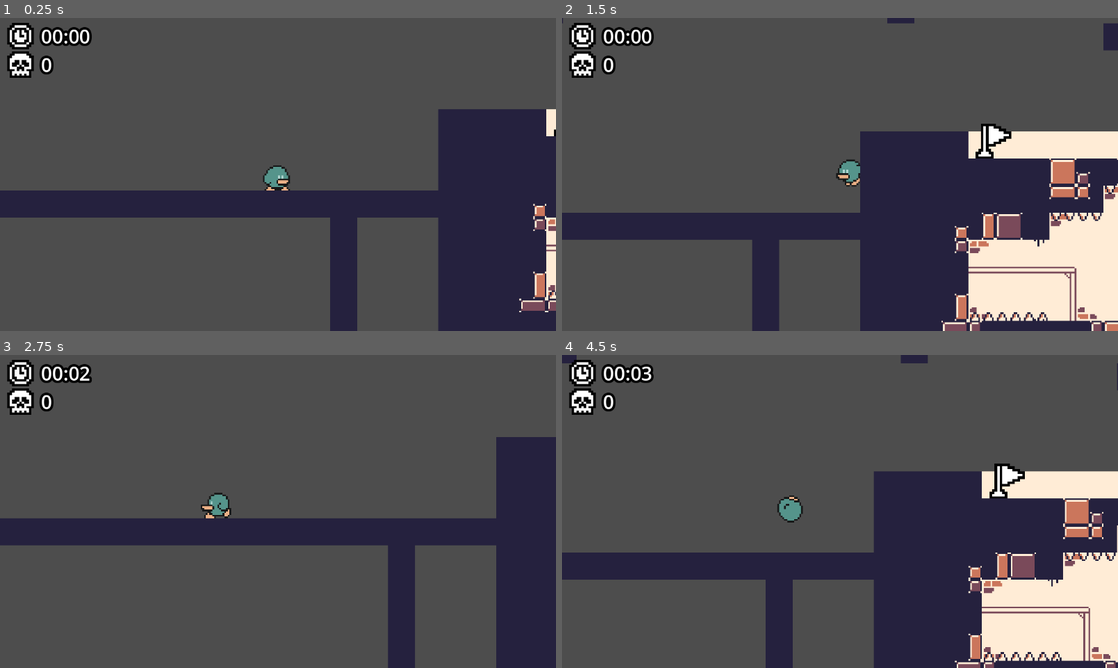
Above: before the commit, frames 1-4 (two rows, left to right).
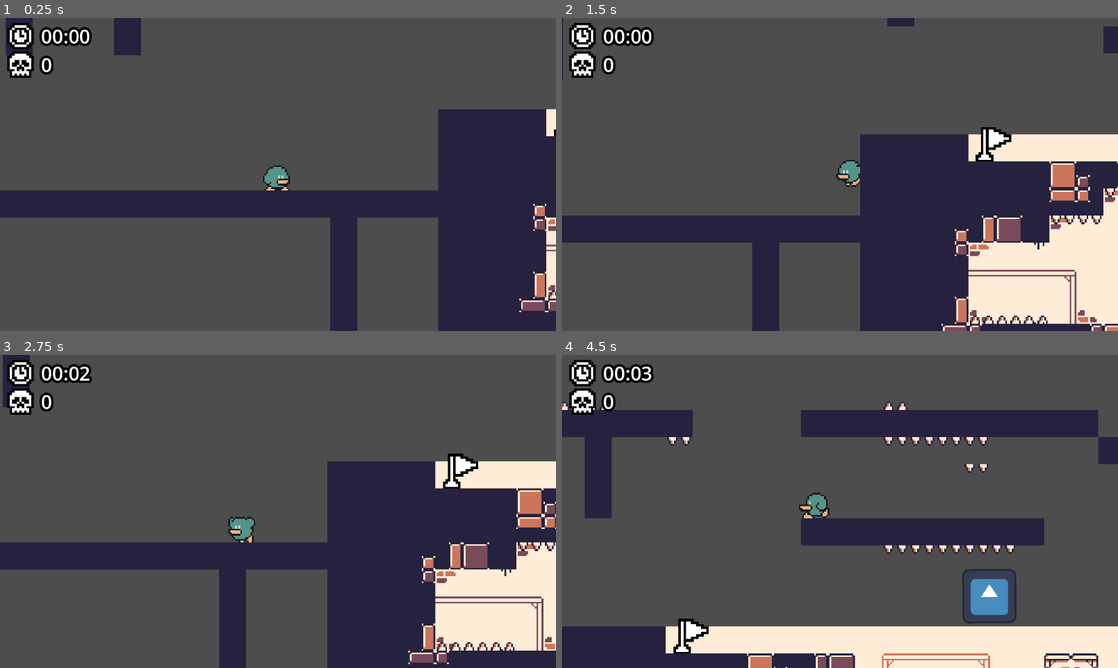
Above: after the commit, the same moments.

Repository: RadoslawG123/EscapeFromTheFactoryGame
Game: Godot game, scene res://Scenes/game.tscn
Same seed, same stepped clock (60 frames per second), same inputs: the game is played once before the commit and once after it. The engine's default icon, where the game draws it, is replaced by a stand-in: a white triangle on a blue panel in a dark square.
Inputs:
- Up to frame 1 (0.25 s): no input
- Up to frame 2 (1.5 s): tap Enter (reload) at 0.5 s; hold Right (move_right) from 0.53 s (still down); tap Space (jump) at 0.6, 0.77, 1.07 s; tap Down (crouch) at 1.35 s
- Up to frame 3 (2.75 s): tap Space (jump) at 1.52, 1.55, 1.82, 2.3 s; release Right (move_right) at 2.03 s; hold Left (move_left) from 2.03 s (still down); tap Keypad 0 (dash) at 2.1 s
- Up to frame 4 (4.5 s): release Left (move_left) at 2.78 s; hold Right (move_right) 2.78-4.28 s; tap Space (jump) at 2.85, 3.02, 3.32, 3.77, 3.8, 4.07 s; hold Down (crouch) 3.53-4.28 s; tap L (Save, bound only after the commit) at 4.15 s; hold Left (move_left) from 4.28 s (still down); tap Keypad 0 (dash) at 4.35 s

The runs differ from the first frame. In frame 1, 0.8% of the frame differs, in the area x 1-26%, y 0-12%; in frame 2, 4.6%; in frame 3, 32%; in frame 4, 46%, in the area x 0-100%, y 0-100%.

Commit message:
Add basic Main Menu. Add option to save the game. Improve wall sliding.

Diff:
--- a/Scenes/game.tscn
+++ b/Scenes/game.tscn
@@ -6,6 +6,7 @@
 [ext_resource type="PackedScene" uid="uid://dlyimvx5mi81h" path="res://Scenes/moving_block.tscn" id="5_wowpa"]
 [ext_resource type="PackedScene" uid="uid://dhqknsh7bpvae" path="res://Scenes/gui.tscn" id="6_i6g32"]
 [ext_resource type="PackedScene" uid="uid://ca6g1hsm0lgdq" path="res://Scenes/checkpoint.tscn" id="7_1l0tm"]
+[ext_resource type="Script" uid="uid://c1nx8x0fmehue" path="res://Scripts/saver_loader.gd" id="8_h4fw4"]
 [ext_resource type="PackedScene" uid="uid://4vx5gyvhj5km" path="res://Scenes/audio_stream_player.tscn" id="8_v158k"]
 
 [sub_resource type="TileSetAtlasSource" id="TileSetAtlasSource_wrm1d"]
@@ -171,6 +172,7 @@
 [node name="Game" type="Node2D"]
 
 [node name="Player" parent="." instance=ExtResource("1_ebmjs")]
+unique_name_in_owner = true
 position = Vector2(-255, -89)
 
 [node name="Camera2D" type="Camera2D" parent="Player"]
@@ -185,7 +187,7 @@
 tile_set = SubResource("TileSet_3dryh")
 format = 2
 layer_0/name = "Blocks"
-layer_0/tile_data = PackedInt32Array(0, 65536, 1, 65535, 655 …(9922 unchanged characters)… , -1179678, 65536, 1, -1507358, 65536, 1)
+layer_0/tile_data = PackedInt32Array(0, 65536, 1, 65535, 655 …(9922 unchanged characters)… , -1179678, 65536, 1, -1507358, 65536, 1, -655382, 65536, 1, -589846, 65536, 1, -589850, 65536, 1, -655386, 65536, 1, -720922, 65536, 1, -786458, 65536, 1, -851994, 65536, 1, -917530, 65536, 1, -983066, 65536, 1, -1048602, 65536, 1, -1114138, 65536, 1, -1179674, 65536, 1, -1245210, 65536, 1, -1310746, 65536, 1, -1376282, 65536, 1, -1441818, 65536, 1, -1507354, 65536, 1, -1572890, 65536, 1)
 layer_1/name = "Walls"
 layer_1/z_index = -1
 layer_1/tile_data = PackedInt32Array(-5, 65536, 2, -6, 131072, 2, -65542, 131072, 5, -131078, 131072, 1, -131077, 65536 …(3203 unchanged characters)…
@@ -209,6 +211,7 @@
 position = Vector2(211, -192)
 curve = SubResource("Curve2D_i6g32")
 loop = false
+speed = 1000.0
 
 [node name="Checkpoints" type="Node2D" parent="."]
 
@@ -224,15 +227,22 @@
 position = Vector2(475, -107)
 player = NodePath("../../Player")
 
-[node name="CanvasLayer" type="CanvasLayer" parent="."]
-
-[node name="GUI" parent="CanvasLayer" node_paths=PackedStringArray("player") instance=ExtResource("6_i6g32")]
+[node name="Utilities" type="Node" parent="."]
+
+[node name="AudioStreamPlayer" parent="Utilities" instance=ExtResource("8_v158k")]
+volume_db = -15.242
+
+[node name="CanvasLayer" type="CanvasLayer" parent="Utilities"]
+
+[node name="GUI" parent="Utilities/CanvasLayer" node_paths=PackedStringArray("player") instance=ExtResource("6_i6g32")]
+unique_name_in_owner = true
 anchors_preset = 0
 anchor_right = 0.0
 anchor_bottom = 0.0
 grow_horizontal = 1
 grow_vertical = 1
-player = NodePath("../../Player")
-
-[node name="AudioStreamPlayer" parent="." instance=ExtResource("8_v158k")]
-volume_db = -15.242
+player = NodePath("../../../Player")
+
+[node name="SaverLoader" type="Node" parent="Utilities"]
+unique_name_in_owner = true
+script = ExtResource("8_h4fw4")
--- /dev/null
+++ b/Scenes/main_menu.tscn
@@ -0,0 +1,55 @@
+[gd_scene load_steps=2 format=3 uid="uid://c7bw33r5upsgg"]
+
+[ext_resource type="Script" uid="uid://dbxi1eij2h00q" path="res://Scripts/main_menu.gd" id="1_28flt"]
+
+[node name="MainMenu" type="Control"]
+layout_mode = 3
+anchors_preset = 15
+anchor_right = 1.0
+anchor_bottom = 1.0
+grow_horizontal = 2
+grow_vertical = 2
+script = ExtResource("1_28flt")
+
+[node name="ColorRect" type="ColorRect" parent="."]
+layout_mode = 1
+anchors_preset = 15
+anchor_right = 1.0
+anchor_bottom = 1.0
+grow_horizontal = 2
+grow_vertical = 2
+color = Color(0.278431, 0.388235, 0.584314, 1)
+
+[node name="VBoxContainer" type="VBoxContainer" parent="."]
+layout_mode = 1
+anchors_preset = 8
+anchor_left = 0.5
+anchor_top = 0.5
+anchor_right = 0.5
+anchor_bottom = 0.5
+offset_left = -136.0
+offset_top = -135.5
+offset_right = 136.002
+offset_bottom = 135.5
+grow_horizontal = 2
+grow_vertical = 2
+theme_override_constants/separation = 20
+
+[node name="LoadButton" type="Button" parent="VBoxContainer"]
+layout_mode = 2
+theme_override_font_sizes/font_size = 50
+text = "Continue"
+
+[node name="StartButton" type="Button" parent="VBoxContainer"]
+layout_mode = 2
+theme_override_font_sizes/font_size = 50
+text = "New Game"
+
+[node name="ExitButton" type="Button" parent="VBoxContainer"]
+layout_mode = 2
+theme_override_font_sizes/font_size = 50
+text = "Exit"
+
+[connection signal="pressed" from="VBoxContainer/LoadButton" to="." method="_on_load_button_pressed"]
+[connection signal="pressed" from="VBoxContainer/StartButton" to="." method="_on_start_button_pressed"]
+[connection signal="pressed" from="VBoxContainer/ExitButton" to="." method="_on_exit_button_pressed"]
--- /dev/null
+++ b/Scripts/main_menu.gd
@@ -0,0 +1,20 @@
+extends Control
+
+## Load
+func _on_load_button_pressed() -> void:
+	## Changing scene to "game"
+	get_tree().change_scene_to_file("res://Scenes/game.tscn")
+
+## Start
+func _on_start_button_pressed() -> void:
+	## Removing save file
+	var dir = DirAccess.open("user://")
+	if FileAccess.file_exists("user://savegame.tres"):
+		dir.remove("savegame.tres")
+
+	## Changing scene to "game"
+	get_tree().change_scene_to_file("res://Scenes/game.tscn")
+
+## Exit
+func _on_exit_button_pressed() -> void:
+	get_tree().quit()
--- a/Scripts/playerMovement.gd
+++ b/Scripts/playerMovement.gd
@@ -51,9 +51,10 @@
 var prev_direction := 1.0
 
 ## WallJump variables
-var doWallJump = false
-var wallJumpTimerActive = false
-var jumpsCount = 0
+var doWallJump := false
+var wallJumpTimerActive := false
+var jumpsCount := 0
+var prevPosition := STARTING_POSITION
 
 ## Other variables
 var prevVelocity := Vector2.ZERO
@@ -66,6 +67,7 @@
 var doubleJumpActive := true
 var deaths: int = 0
 var checkpointPosition := STARTING_POSITION
+#var number := 0
 
 func _ready():
 	set_meta("tag", "player")
@@ -113,6 +115,11 @@
 			if (Input.is_action_pressed("move_left") and raycast_left.is_colliding()) or (Input.is_action_pressed("move_right") and raycast_right.is_colliding()) and is_on_wall_only():
 				state = States.WALL
 
+			#if prevPosition.y < position.y and (raycast_left.is_colliding() or raycast_right.is_colliding()):
+				#state = States.WALL
+				#print("Sliding: ", number)
+				#number += 1
+
 			## Action - Dash
 			if Input.is_action_just_pressed("dash") and not isDashing and canDash:
 				isDashing = true
@@ -162,7 +169,7 @@
 
 			if doWallJump:
 				wall_jump(direction, delta)
-			elif (raycast_left.is_colliding() and Input.is_action_pressed("move_left")) or (raycast_right.is_colliding() and Input.is_action_pressed("move_right")) and not is_on_floor():
+			elif prevPosition.y < velocity.y and (raycast_left.is_colliding() or raycast_right.is_colliding()) and not is_on_floor():
 				wall_slide(delta)
 			elif not is_on_floor():
 				state = States.AIR
@@ -224,12 +231,13 @@
 	## Others
 	wasOnFloor = is_on_floor()
 	prevVelocity = velocity
+	#prevPosition = position
 	move_and_slide()
 
 ## Functions
 func wall_slide(delta):
 	#velocity.x = 0
-	velocity.y = SPEED/3 * delta
+	velocity.y = SPEED/2.5 * delta
 	sprite.play("WallSlide")
 
 func wall_jump(direction, delta):
--- /dev/null
+++ b/Scripts/saved_game.gd
@@ -0,0 +1,6 @@
+class_name SavedGame
+extends Resource
+
+@export var checkpoint_position: Vector2
+@export var game_time: int
+@export var deaths: int
--- /dev/null
+++ b/Scripts/saver_loader.gd
@@ -0,0 +1,35 @@
+class_name SaverLoader
+extends Node
+
+## Instances
+@onready var player: Player = %Player
+@onready var gui: Control = %GUI
+
+
+func _ready() -> void:
+	if FileAccess.file_exists("user://savegame.tres"):
+		load_game()
+	else:
+		print("Game not load.")
+
+func _process(delta: float) -> void:
+	if Input.is_action_just_pressed("Save"):
+		save_game()
+	if Input.is_action_just_pressed("Exit"):
+		load_game()
+
+func save_game():
+	var saved_game: SavedGame = SavedGame.new()
+
+	saved_game.checkpoint_position = player.checkpointPosition
+	saved_game.deaths = player.deaths
+	saved_game.game_time = gui.seconds
+
+	ResourceSaver.save(saved_game, "user://savegame.tres")
+
+func load_game():
+	var saved_game:SavedGame = load("user://savegame.tres")
+
+	player.position = saved_game.checkpoint_position
+	player.deaths = saved_game.deaths
+	gui.seconds = saved_game.game_time
--- a/project.godot
+++ b/project.godot
@@ -66,6 +66,16 @@
 , Object(InputEventKey,"resource_local_to_scene":false,"resource_name":"","device":-1,"window_id":0,"alt_pressed":false …(183 unchanged characters)…
 ]
 }
+Save={
+"deadzone": 0.2,
+"events": [Object(InputEventKey,"resource_local_to_scene":false,"resource_name":"","device":-1,"window_id":0,"alt_pressed":false,"shift_pressed":false,"ctrl_pressed":false,"meta_pressed":false,"pressed":false,"keycode":0,"physical_keycode":76,"key_label":0,"unicode":108,"location":0,"echo":false,"script":null)
+]
+}
+Exit={
+"deadzone": 0.2,
+"events": [Object(InputEventKey,"resource_local_to_scene":false,"resource_name":"","device":-1,"window_id":0,"alt_pressed":false,"shift_pressed":false,"ctrl_pressed":false,"meta_pressed":false,"pressed":false,"keycode":0,"physical_keycode":4194305,"key_label":0,"unicode":0,"location":0,"echo":false,"script":null)
+]
+}
 
 [rendering]
 
Not shown: 1 places in Scenes/game.tscn that only renumber resources
Not shown, added: Scripts/main_menu.gd.uid
Not shown, added: Scripts/saved_game.gd.uid
Not shown, added: Scripts/saver_loader.gd.uid
